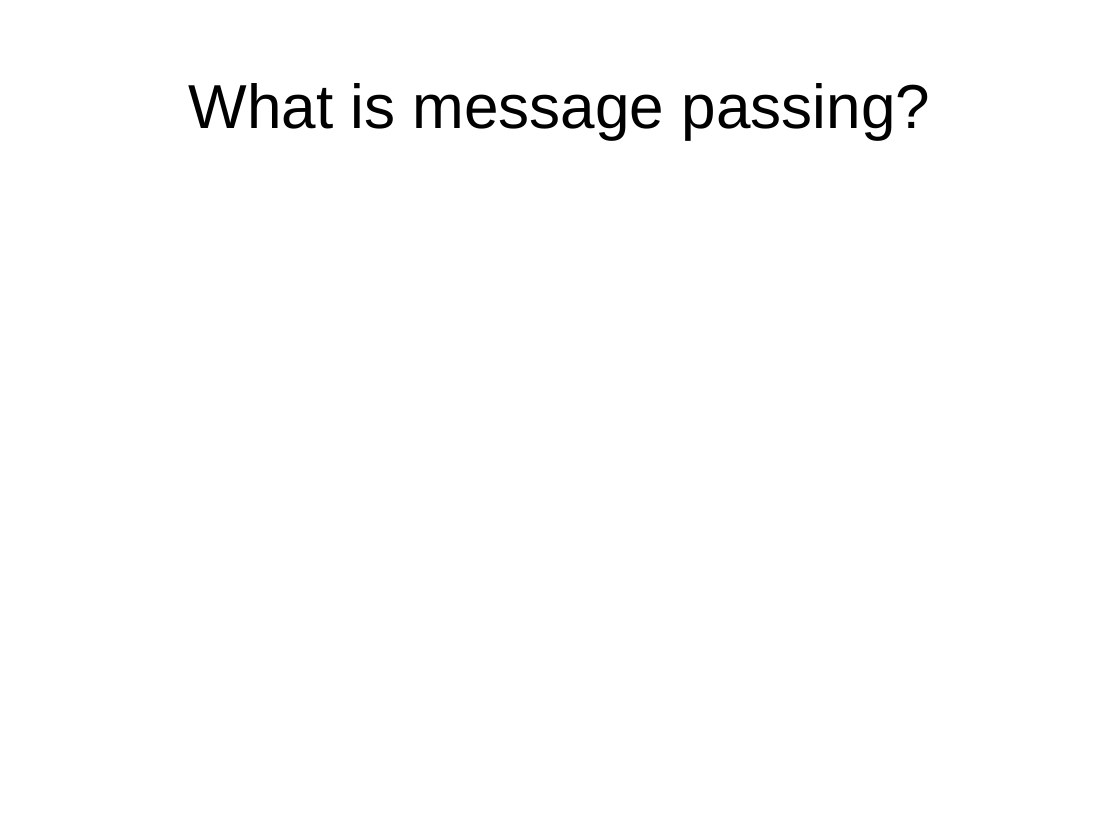
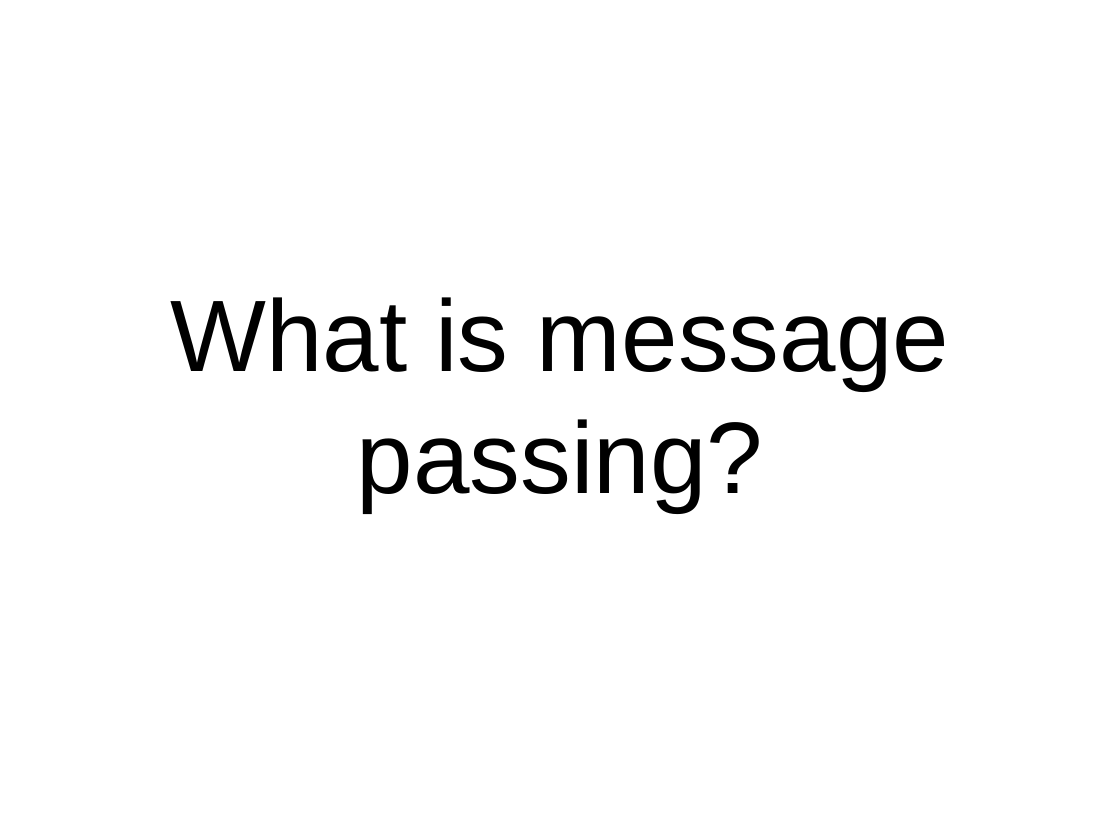
Before and after one commit to pseale/presentation-message-passing, a slide deck: slide 6 of message-passing.odp. Drawn at 1120x840 pixels with LibreOffice and Linux fonts; fonts in the diff are those of the drawing. Boxes give left, top, right and bottom in pixels: in the first picture for what was removed or moved away, otherwise in the second. Text is boxed around its words. In the diff, an @@ line names an element or a change of style, - is before the commit and + after.

```diff
--- a/message-passing.odp
+++ b/message-passing.odp
@@ subtitle "What is message passing?" at <box>170,297,949,512</box>: size 44 to 72 pt @@
```
Also in this commit, not shown: 6 other slides changed, 6 slides added, 13 other files.
